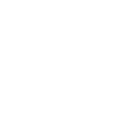
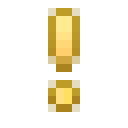
Layer changes from the first 128x128 image to the second:
showed "Layer 1" over <box>48,8,80,112</box>
